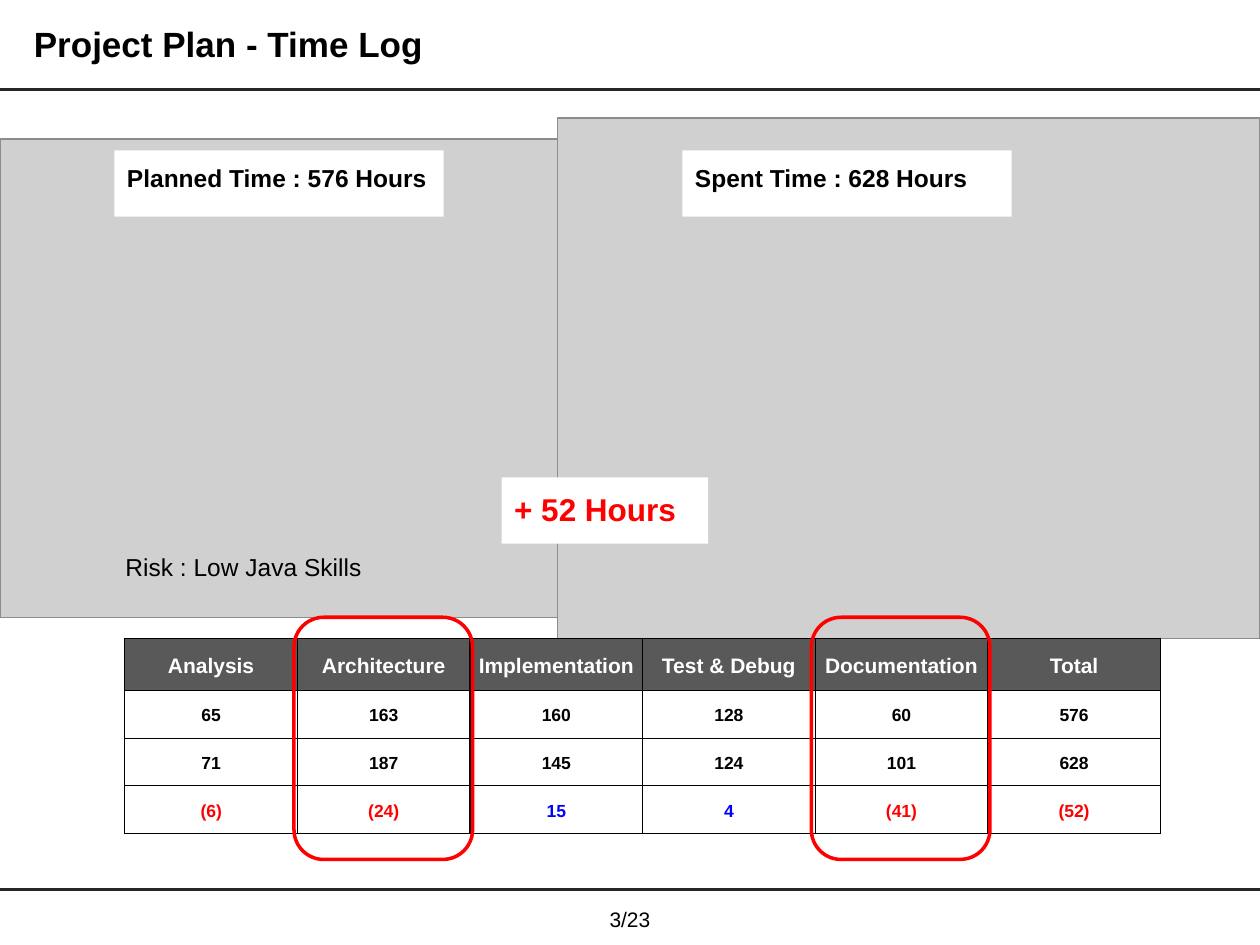
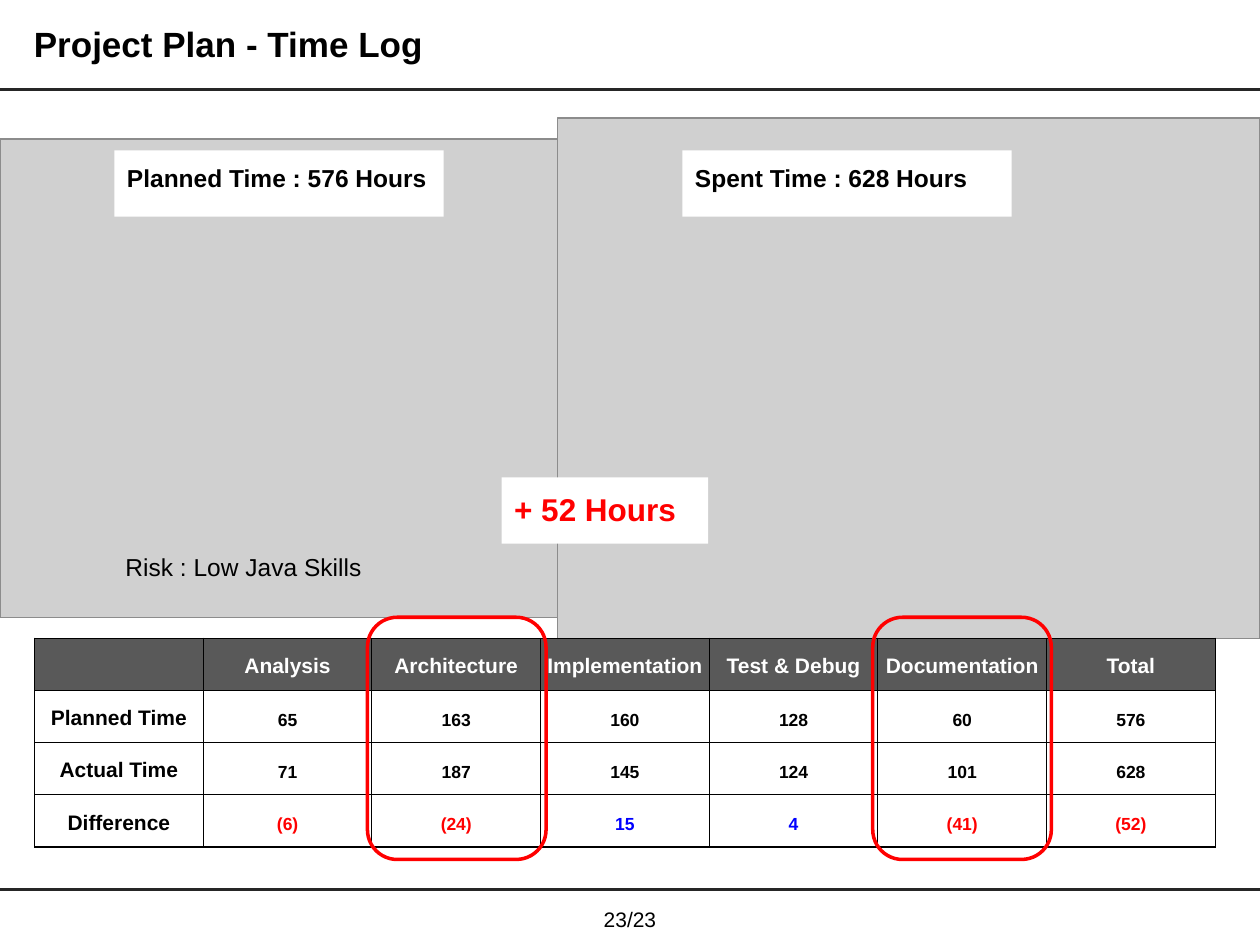
Before and after one commit to junggil/2015_CMU_StudioProject, a slide deck: slide 24 of DOCS/2015-06-24/Team1 Final presentation v0.99.pptx (slide 4 before the commit). Drawn at 1260x945 pixels with LibreOffice and Linux fonts; fonts in the diff are those of the drawing; grey boxes stand for pictures. Boxes give left, top, right and bottom in pixels: in the first picture for what was removed or moved away, otherwise in the second. Text is boxed around its words. In the diff, an @@ line names an element or a change of style, - is before the commit and + after.

```diff
--- a/DOCS/2015-06-24/Team1 Final presentation v0.99.pptx
+++ b/DOCS/2015-06-24/Team1 Final presentation v0.99.pptx
@@ rounded rectangle: place and size @@
-rounded rectangle at <box>294,617,472,859</box>
+rounded rectangle at <box>368,617,547,859</box>
@@ rounded rectangle: place and size @@
-rounded rectangle at <box>811,617,990,859</box>
+rounded rectangle at <box>873,617,1052,859</box>
@@ table at <box>34,639,1216,856</box> @@
+column 1:  | Planned Time | Actual Time | Difference
@@ table: place and size @@
-table at <box>125,639,1160,840</box>
+table at <box>34,639,1216,856</box>
@@ page number at <box>604,911,656,928</box>: text changed @@
-3/23
+23/23
```
Also in this commit, not shown: 21 other slides changed, 3 slides added.
